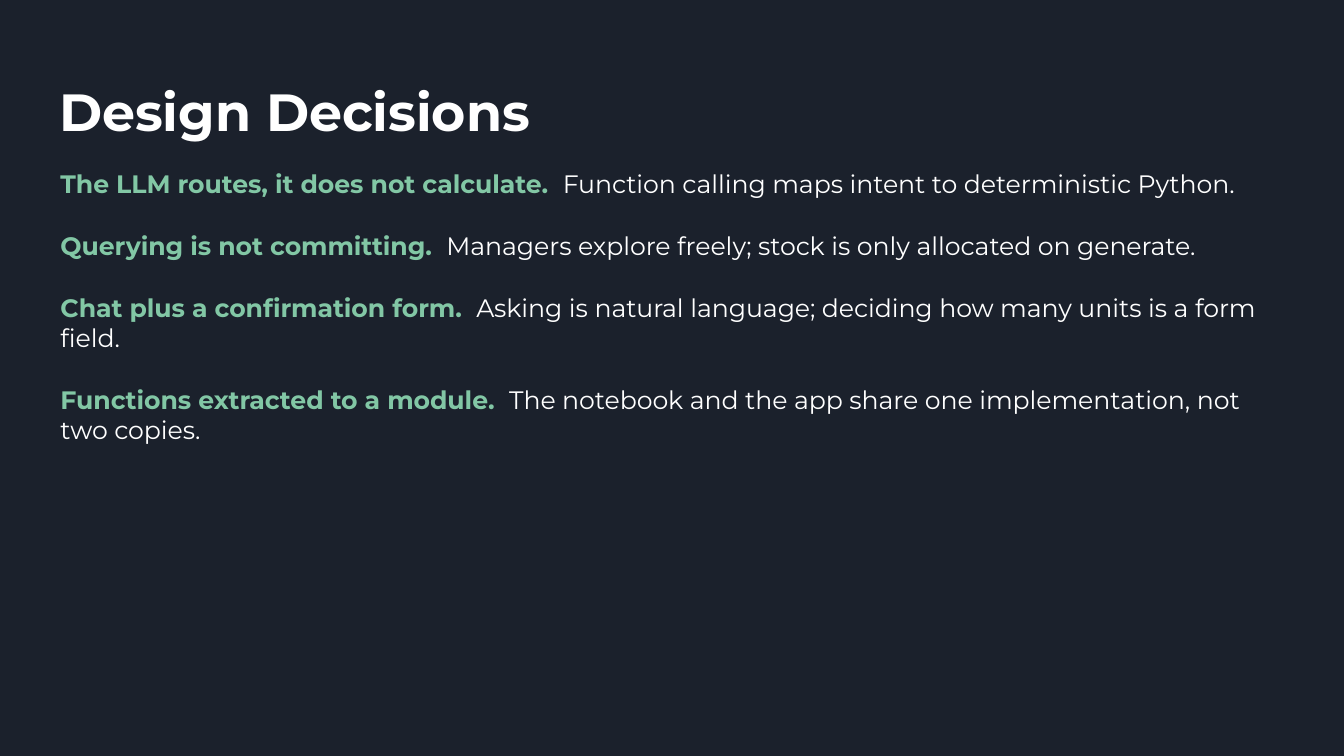
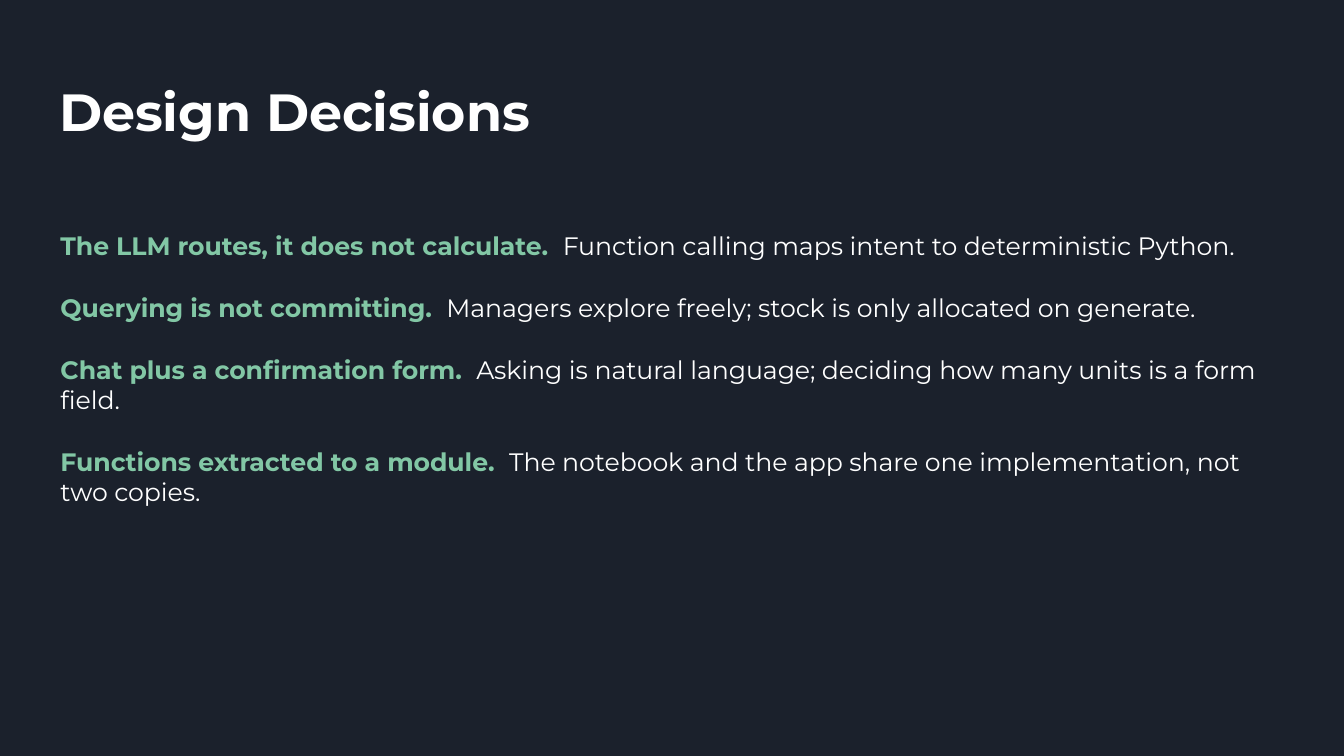
Before and after one commit to nelsonp55/stock-replenishment-assistant, a slide deck: slide 17 of presentation/presentation.pptx (slide 15 before the commit). Drawn at 1344x756 pixels with LibreOffice and Linux fonts; fonts in the diff are those of the drawing. Boxes give left, top, right and bottom in pixels: in the first picture for what was removed or moved away, otherwise in the second. Text is boxed around its words. In the diff, an @@ line names an element or a change of style, - is before the commit and + after.

```diff
--- a/presentation/presentation.pptx
+++ b/presentation/presentation.pptx
@@ text "The LLM routes, it does ...": place and size @@
-text "The LLM routes, it does ..." at [60, 173, 1256, 444]
+text "The LLM routes, it does ..." at [60, 235, 1256, 506]
```
Also in this commit, not shown: 7 other slides changed, 5 slides added, 3 slides removed, 5 other files.
